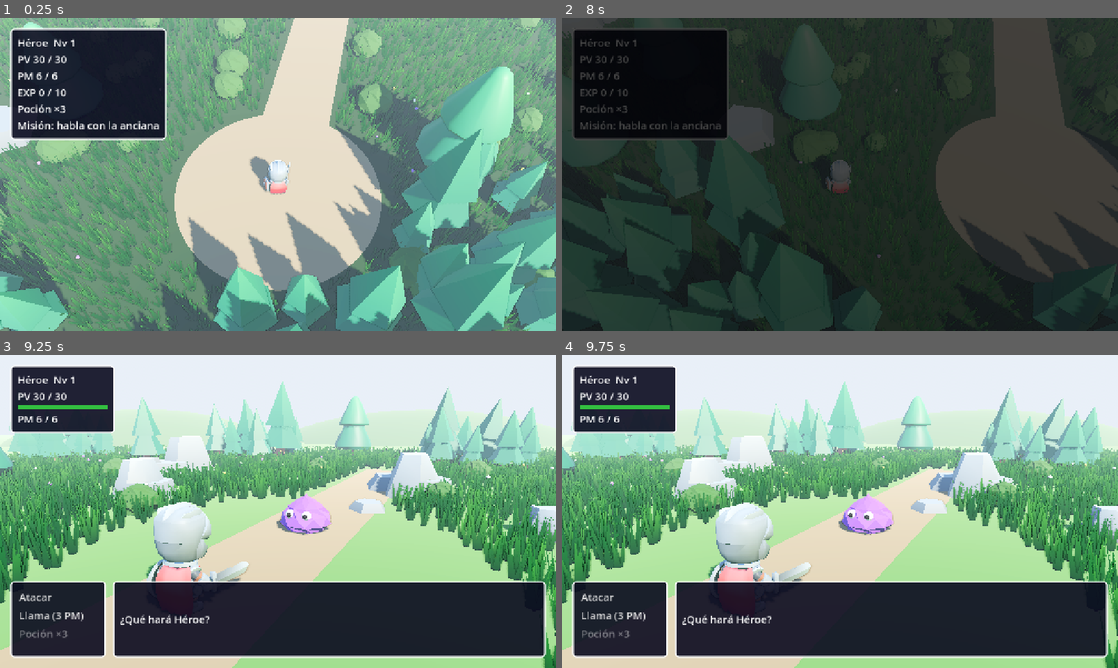
Above: before the commit, frames 1-4 (two rows, left to right).
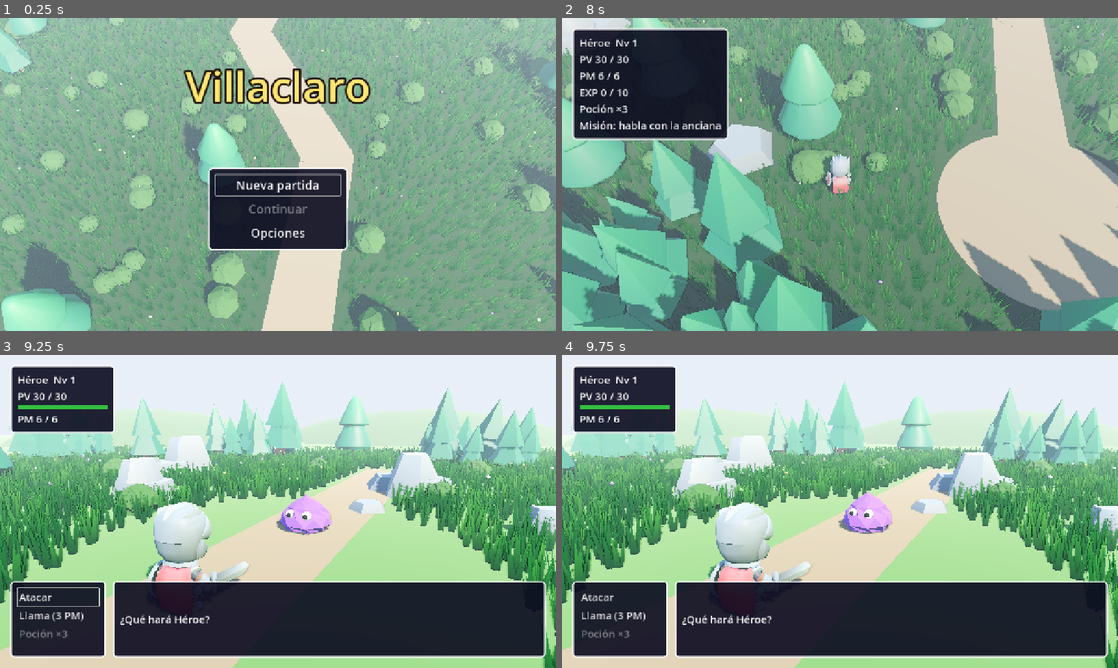
Above: after the commit, the same moments.

Repository: apergas/rpg-turnos
Game: Godot game, scene res://scenes/title/title.tscn
Two runs of this game, one before a commit and one after it. Both use one fixed random seed, a clock stepped at 60 frames per second and the inputs below. Before the commit the project starts from res://scenes/game/game.tscn.
Inputs (mouse positions are in pixels of both pictures, inside the frame that each line leads up to):
- Up to frame 1 (0.25 s): no input
- Up to frame 2 (8 s): click (840, 183) at 0.5 s, where only the run after the commit has a clickable "Nueva partida"; tap Enter (ui_accept) at 1.25, 1.52, 4.52, 7.52 s; move the mouse to (962, 158) at 1.27 s; hold D 1.28-2 s; click (962, 158) at 1.42 s; drag from (728, 190) to (812, 237) at 2.02 s; move the mouse to (895, 105) at 2.77 s; hold D 2.78-3.5 s; click (895, 105) at 2.92 s; drag from (812, 237) to (673, 127) at 3.52 s; move the mouse to (1006, 221) at 4.27 s; hold A 4.28-5 s; click (1006, 221) at 4.42 s; tap Escape (ui_cancel) at 4.9 s; drag from (673, 127) to (756, 96) at 5.02 s; move the mouse to (867, 174) at 5.77 s; hold S 5.78-6.5 s; click (867, 174) at 5.92 s; drag from (756, 96) to (728, 190) at 6.52 s; move the mouse to (962, 158) at 7.27 s; hold W from 7.28 s (still down); click (962, 158) at 7.42 s
- Up to frame 3 (9.25 s): release W at 8 s; drag from (166, 527) to (250, 574) at 8.02 s; move the mouse to (333, 442) at 8.77 s; hold S from 8.78 s (still down); click (333, 442) at 8.92 s
- Up to frame 4 (9.75 s): release S at 9.5 s; drag from (812, 574) to (673, 464) at 9.52 s

The runs differ from the first frame. In frame 1, 80% of the frame differs, in the area x 0-100%, y 0-100%; in frame 2, 100%; in frame 3, 0.2%; in frame 4, 0.4%.

Commit message:
Add the title screen, loading and autosave

Diff:
--- a/project.godot
+++ b/project.godot
@@ -12,7 +12,7 @@
 
 config/name="rpg-turnos"
 config/version="0.1"
-run/main_scene="res://scenes/game/game.tscn"
+run/main_scene="res://scenes/title/title.tscn"
 config/features=PackedStringArray("4.7", "GL Compatibility")
 config/icon="res://icon.svg"
 
--- /dev/null
+++ b/scenes/title/title.tscn
@@ -0,0 +1,6 @@
+[gd_scene load_steps=2 format=3]
+
+[ext_resource type="Script" path="res://scripts/title/title_screen.gd" id="1_title"]
+
+[node name="Title" type="Node"]
+script = ExtResource("1_title")
--- a/scripts/game/game.gd
+++ b/scripts/game/game.gd
@@ -1,11 +1,19 @@
-extends Node
-## Root scene. Owns the GameState and the world map, and puts a battle on top of the
-## map when an encounter starts. The map is never freed, so the hero's position, the
-## camera and the encounter grace survive the battle. A defeat heals the hero and
-## sends them back to the spawn point; EXP is kept. Talking to the old woman heals,
-## moves the quest on and, once the slimes are reported, brings out the Rey Slime.
-## Owns an AudioDirector and picks the music: map, village (inside the clearing),
-## battle and boss; the battle itself plays the victory and defeat music.
+class_name Game extends Node
+## One play session, created by TitleScreen (setup() before add_child). Owns the
+## GameState and the world map, and puts a battle on top of the map when an encounter
+## starts. The map is never freed, so the hero's position, the camera and the encounter
+## grace survive the battle. A defeat heals the hero and sends them back to the spawn
+## point; EXP is kept. Talking to the old woman heals, moves the quest on and, once the
+## slimes are reported, brings out the Rey Slime. Picks the music (map, village,
+## battle, boss) and autosaves after talking and after every won battle.
+## Run on its own (res://scenes/game/game.tscn) it starts a new game with its own
+## AudioDirector and default options.
+##
+## `-- --autoplay --autoplay-save`: after the first autosave that follows a won battle
+## it prints the saved values ("Guardado: ...") and goes back to the title, which loads
+## the save at once; the loaded game prints the same values ("Cargado: ...").
+
+signal quit_to_title
 
 const HERO_DATA := preload("res://data/hero.tres")
 const SLIME_DATA := preload("res://data/slime.tres")
@@ -15,34 +23,70 @@
 const FADE_TIME := 0.3
 const HEAL_LINE := "Descansas un momento. PV y PM recuperados."
 const SAFE_NOTICE := "¡Villaclaro está a salvo!"
+const SAVED_NOTICE := "Partida guardada."
+const LOAD_FAILED_NOTICE := "No se pudo cargar la partida. Empiezas de nuevo."
 
 var state: GameState
+## Seconds played, saved with the game; stops while paused.
+var play_time := 0.0
 
 var _world: World
 var _fade: ColorRect
 var _audio: AudioDirector
 var _options: GameOptions
+var _save := {}
 var _busy := false
 var _autoplay := false
+var _autoplay_save := false
 var _last_quest_text := ""
 
 
+## audio and options come from the title screen; save is the Dictionary read by
+## SaveStore.load_game(), empty for a new game.
+func setup(audio: AudioDirector, options: GameOptions, save: Dictionary) -> void:
+	_audio = audio
+	_options = options
+	_save = save
+
+
 func _ready() -> void:
-	_autoplay = OS.get_cmdline_user_args().has("--autoplay")
-	_options = GameOptions.new()
-	_audio = AudioDirector.new()
-	add_child(_audio)
-	_audio.set_volumes(_options.music_volume, _options.sfx_volume)
+	var args := OS.get_cmdline_user_args()
+	_autoplay = args.has("--autoplay")
+	_autoplay_save = _autoplay and args.has("--autoplay-save")
+	if _options == null:
+		_options = GameOptions.new()
+	if _audio == null:
+		_audio = AudioDirector.new()
+		add_child(_audio)
+		_audio.set_volumes(_options.music_volume, _options.sfx_volume)
 	state = GameState.new(HERO_DATA)
 	_world = WORLD_SCENE.instantiate()
 	add_child(_world)
 	_world.set_audio(_audio)
-	_refresh_status()
 	_world.encounter_triggered.connect(_on_encounter)
 	_world.talk_requested.connect(_on_talk)
 	_world.village_changed.connect(func(_inside: bool) -> void: _play_map_music())
+	var load_failed := false
+	if not _save.is_empty():
+		var info := SaveData.apply(state, _save)
+		if info.valid:
+			_world.place_player(info.position)
+			play_time = info.play_time
+			if _autoplay_save:
+				print("Cargado: %s" % _summary(SaveData.from_state(state, info.position,
+					info.play_time)))
+		else:
+			load_failed = true
+	_world.set_boss_present(state.quest.boss_available())
+	_refresh_status()
 	_build_fade()
 	_play_map_music()
+	if load_failed:
+		_world.show_notice(LOAD_FAILED_NOTICE)
+
+
+func _process(delta: float) -> void:
+	play_time += delta
 
 
 func _on_encounter(boss: bool) -> void:
@@ -77,6 +121,12 @@
 		_world.show_notice("Has vuelto al inicio.")
 	elif boss:
 		_world.show_notice(SAFE_NOTICE)
+	if won:
+		var data := _autosave(not boss)
+		if _autoplay_save and _save.is_empty() and not data.is_empty():
+			print("Guardado: %s" % _summary(data))
+			quit_to_title.emit()
+			return
 	_busy = false
 
 
@@ -95,7 +145,20 @@
 	_refresh_status()
 	await _world.show_dialogue(Quest.NPC_NAME, lines)
 	_world.set_boss_present(state.quest.boss_available())
+	_autosave(true)
 	_busy = false
+
+
+## Writes the save file; shows SAVED_NOTICE if notice. Returns the saved data, or an
+## empty Dictionary if the file could not be written.
+func _autosave(notice: bool) -> Dictionary:
+	var data := SaveData.from_state(state, _world.player_position(), play_time)
+	if not SaveStore.save_game(data):
+		return {}
+	if notice:
+		_audio.play_sfx(SfxLibrary.SAVE)
+		_world.show_notice(SAVED_NOTICE)
+	return data
 
 
 ## Map music, or the village one inside the clearing.
@@ -110,6 +173,11 @@
 	if _autoplay and quest_text != _last_quest_text:
 		print(quest_text)
 	_last_quest_text = quest_text
+
+
+## One line with every saved value, keys sorted, for --autoplay-save.
+static func _summary(data: Dictionary) -> String:
+	return JSON.stringify(data, "", true)
 
 
 func _build_fade() -> void:
--- /dev/null
+++ b/scripts/title/title_screen.gd
@@ -0,0 +1,232 @@
+class_name TitleScreen extends Node
+## Main scene. Shows the game's name over the meadow seen from a slowly drifting
+## top-down camera, with "Nueva partida", "Continuar" (disabled without a save) and
+## "Opciones" (keyboard, mouse and touch). Owns the only AudioDirector and the options,
+## and creates a Game for the new or loaded session (new_game / continue_game); when
+## the Game emits quit_to_title it frees it and shows the title again.
+## With `-- --autoplay` it starts a new game at once, without showing the title. With
+## `--autoplay-save` too, going back to the title loads the save straight away.
+
+signal new_game
+signal continue_game
+
+const GAME_SCENE := preload("res://scenes/game/game.tscn")
+const TITLE_TEXT := "Villaclaro"
+const TITLE_SIZE := 96
+const FONT_SIZE := 28
+const FADE_TIME := 0.4
+## Drifting camera: looks down PITCH_DEG from DISTANCE m at a point that wanders over
+## the field at DRIFT_SPEED (radians per second of its slow loop).
+const PITCH_DEG := 55.0
+const DISTANCE := 20.0
+const DRIFT_SPEED := 0.05
+const DRIFT_RADIUS := Vector2(10.0, 14.0)
+const DRIFT_CENTER := Vector3(0, 1, 0)
+
+var _audio: AudioDirector
+var _options: GameOptions
+var _backdrop: Node3D
+var _camera: Camera3D
+var _ui: CanvasLayer
+var _menu_window: PanelContainer
+var _continue_button: Button
+var _options_button: Button
+var _options_window: PanelContainer
+var _options_panel: OptionsPanel
+var _fade: ColorRect
+var _game: Game
+var _drift := 0.0
+var _starting := false
+var _autoplay := false
+var _autoplay_save := false
+var _quiet_focus := false
+
+
+func _ready() -> void:
+	var args := OS.get_cmdline_user_args()
+	_autoplay = args.has("--autoplay")
+	_autoplay_save = _autoplay and args.has("--autoplay-save")
+	_options = SaveStore.load_options()
+	_audio = AudioDirector.new()
+	add_child(_audio)
+	_audio.set_volumes(_options.music_volume, _options.sfx_volume)
+	_build_fade()
+	new_game.connect(func() -> void: _start_game({}))
+	continue_game.connect(func() -> void: _start_game(SaveStore.load_game()))
+	if _autoplay:
+		_start_game({})
+	else:
+		_open_title()
+
+
+func _process(delta: float) -> void:
+	if _camera == null:
+		return
+	_drift += delta * DRIFT_SPEED
+	var focus := DRIFT_CENTER + Vector3(sin(_drift) * DRIFT_RADIUS.x, 0.0,
+		cos(_drift * 0.7) * DRIFT_RADIUS.y)
+	var pitch := deg_to_rad(PITCH_DEG)
+	_camera.global_position = focus + Vector3(0.0, sin(pitch), cos(pitch)) * DISTANCE
+	_camera.look_at(focus, Vector3.UP)
+
+
+func _unhandled_input(event: InputEvent) -> void:
+	if _options_window and _options_window.visible and event.is_action_pressed("ui_cancel"):
+		get_viewport().set_input_as_handled()
+		_options_panel.back()
+
+
+## Builds the meadow, the camera and the menu, and plays the title music.
+func _open_title() -> void:
+	_starting = false
+	_backdrop = Node3D.new()
+	add_child(_backdrop)
+	WorldStage.build(_backdrop)
+	_camera = Camera3D.new()
+	_camera.fov = 45.0
+	_backdrop.add_child(_camera)
+	_camera.current = true
+	_process(0.0)
+	_build_menu()
+	_audio.play_music(MusicLibrary.TITLE)
+
+
+## Taken out of the tree at once, so its sky and sun never overlap the map's.
+func _close_title() -> void:
+	remove_child(_backdrop)
+	_backdrop.queue_free()
+	_backdrop = null
+	_camera = null
+	remove_child(_ui)
+	_ui.queue_free()
+	_ui = null
+
+
+## Fades out, swaps the title for a Game (save empty = new game) and fades in.
+func _start_game(save: Dictionary) -> void:
+	if _starting:
+		return
+	_starting = true
+	if _ui:
+		_audio.play_sfx(SfxLibrary.ACCEPT)
+		await _fade_to(1.0)
+		_close_title()
+	_game = GAME_SCENE.instantiate()
+	_game.setup(_audio, _options, save)
+	_game.quit_to_title.connect(_on_quit_to_title)
+	add_child(_game)
+	await _fade_to(0.0)
+
+
+func _on_quit_to_title() -> void:
+	get_tree().paused = false
+	await _fade_to(1.0)
+	_game.queue_free()
+	_game = null
+	if _autoplay_save:
+		_autoplay_save = false
+		_starting = false
+		_start_game(SaveStore.load_game())
+		return
+	if _autoplay:
+		get_tree().quit()
+		return
+	_open_title()
+	await _fade_to(0.0)
+
+
+func _build_menu() -> void:
+	_ui = CanvasLayer.new()
+	add_child(_ui)
+	var root := Control.new()
+	root.set_anchors_preset(Control.PRESET_FULL_RECT)
+	root.mouse_filter = Control.MOUSE_FILTER_IGNORE
+	_ui.add_child(root)
+	var title := Label.new()
+	title.text = TITLE_TEXT
+	title.horizontal_alignment = HORIZONTAL_ALIGNMENT_CENTER
+	title.add_theme_font_size_override("font_size", TITLE_SIZE)
+	title.add_theme_color_override("font_color", Color(1.0, 0.9, 0.45))
+	title.add_theme_color_override("font_outline_color", Color(0.1, 0.05, 0.0))
+	title.add_theme_constant_override("outline_size", 18)
+	root.add_child(title)
+	title.set_anchors_and_offsets_preset(Control.PRESET_CENTER_TOP, \
+		Control.PRESET_MODE_MINSIZE, 90)
+	var center := CenterContainer.new()
+	center.set_anchors_preset(Control.PRESET_FULL_RECT)
+	center.offset_top = 160
+	center.mouse_filter = Control.MOUSE_FILTER_IGNORE
+	root.add_child(center)
+	_menu_window = BattleHud.make_window()
+	_menu_window.custom_minimum_size = Vector2(320, 0)
+	center.add_child(_menu_window)
+	var menu := VBoxContainer.new()
+	menu.add_theme_constant_override("separation", 8)
+	_menu_window.add_child(menu)
+	var start := _button("Nueva partida")
+	start.pressed.connect(func() -> void: new_game.emit())
+	menu.add_child(start)
+	_continue_button = _button("Continuar")
+	_continue_button.disabled = not SaveStore.has_save()
+	_continue_button.pressed.connect(func() -> void: continue_game.emit())
+	menu.add_child(_continue_button)
+	_options_button = _button("Opciones")
+	_options_button.pressed.connect(_open_options)
+	menu.add_child(_options_button)
+	_options_window = BattleHud.make_window()
+	_options_window.hide()
+	center.add_child(_options_window)
+	_options_panel = OptionsPanel.new()
+	_options_panel.setup(_options, _audio)
+	_options_panel.closed.connect(_close_options)
+	_options_window.add_child(_options_panel)
+	_focus(_continue_button if not _continue_button.disabled else start)
+
+
+func _open_options() -> void:
+	_audio.play_sfx(SfxLibrary.ACCEPT)
+	_menu_window.hide()
+	_options_window.show()
+	_quiet_focus = true
+	_options_panel.focus_first()
+	_quiet_focus = false
+
+
+func _close_options() -> void:
+	_options_window.hide()
+	_menu_window.show()
+	_focus(_options_button)
+
+
+func _focus(button: Button) -> void:
+	_quiet_focus = true
+	button.grab_focus()
+	_quiet_focus = false
+
+
+func _button(text: String) -> Button:
+	var button := Button.new()
+	button.text = text
+	button.flat = true
+	button.add_theme_font_size_override("font_size", FONT_SIZE)
+	button.focus_entered.connect(func() -> void:
+		if not _quiet_focus:
+			_audio.play_sfx(SfxLibrary.CURSOR))
+	return button
+
+
+func _build_fade() -> void:
+	var layer := CanvasLayer.new()
+	layer.layer = 20
+	add_child(layer)
+	_fade = ColorRect.new()
+	_fade.color = Color(0, 0, 0, 0)
+	_fade.mouse_filter = Control.MOUSE_FILTER_IGNORE
+	_fade.set_anchors_preset(Control.PRESET_FULL_RECT)
+	layer.add_child(_fade)
+
+
+func _fade_to(alpha: float) -> void:
+	var t := create_tween()
+	t.tween_property(_fade, "color:a", alpha, FADE_TIME)
+	await t.finished
--- /dev/null
+++ b/scripts/ui/options_panel.gd
@@ -0,0 +1,131 @@
+class_name OptionsPanel extends VBoxContainer
+## Options page shared by the title screen and the pause menu: music and effects volume
+## (sliders, 0-100 % in steps of 10) and text speed (Lenta / Normal / Rápida). Changes
+## apply at once; "Volver" (or back()) saves them with SaveStore and emits closed. Call
+## setup() before adding it to the tree.
+
+signal closed
+
+const FONT_SIZE := 24
+const VOLUME_STEP := 10.0
+
+var _options: GameOptions
+var _audio: AudioDirector
+var _music_slider: HSlider
+var _sfx_slider: HSlider
+var _music_value: Label
+var _sfx_value: Label
+var _speed_buttons: Array[Button] = []
+var _back_button: Button
+
+
+func setup(options: GameOptions, audio: AudioDirector) -> void:
+	_options = options
+	_audio = audio
+
+
+func _ready() -> void:
+	add_theme_constant_override("separation", 12)
+	add_child(_label("Opciones", Color(1.0, 0.85, 0.3)))
+	_music_value = _label("", Color.WHITE)
+	_music_slider = _volume_row("Música", _options.music_volume, _music_value)
+	_sfx_value = _label("", Color.WHITE)
+	_sfx_slider = _volume_row("Efectos", _options.sfx_volume, _sfx_value)
+	_music_slider.value_changed.connect(_on_music_changed)
+	_sfx_slider.value_changed.connect(_on_sfx_changed)
+	var speed_row := HBoxContainer.new()
+	speed_row.add_theme_constant_override("separation", 8)
+	add_child(speed_row)
+	var speed_label := _label("Texto", Color.WHITE)
+	speed_label.custom_minimum_size = Vector2(120, 0)
+	speed_row.add_child(speed_label)
+	var group := ButtonGroup.new()
+	for i in GameOptions.SPEED_NAMES.size():
+		var button := _button(GameOptions.SPEED_NAMES[i])
+		button.toggle_mode = true
+		button.button_group = group
+		button.button_pressed = i == _options.text_speed
+		button.pressed.connect(_on_speed_chosen.bind(i))
+		speed_row.add_child(button)
+		_speed_buttons.append(button)
+	_back_button = _button("Volver")
+	_back_button.pressed.connect(back)
+	add_child(_back_button)
+	_update_values()
+
+
+func focus_first() -> void:
+	_music_slider.grab_focus()
+
+
+## Saves the options and closes the page.
+func back() -> void:
+	SaveStore.save_options(_options)
+	if _audio:
+		_audio.play_sfx(SfxLibrary.CANCEL)
+	closed.emit()
+
+
+func _on_music_changed(value: float) -> void:
+	_options.music_volume = value / 100.0
+	_apply()
+
+
+func _on_sfx_changed(value: float) -> void:
+	_options.sfx_volume = value / 100.0
+	_apply()
+	if _audio:
+		_audio.play_sfx(SfxLibrary.CURSOR)
+
+
+func _on_speed_chosen(speed: int) -> void:
+	_options.text_speed = speed as GameOptions.TextSpeed
+	if _audio:
+		_audio.play_sfx(SfxLibrary.CURSOR)
+
+
+func _apply() -> void:
+	if _audio:
+		_audio.set_volumes(_options.music_volume, _options.sfx_volume)
+	_update_values()
+
+
+func _update_values() -> void:
+	_music_value.text = "%d %%" % roundi(_options.music_volume * 100.0)
+	_sfx_value.text = "%d %%" % roundi(_options.sfx_volume * 100.0)
+
+
+## A row "name [slider] value" and its slider (0..100).
+func _volume_row(text: String, volume: float, value_label: Label) -> HSlider:
+	var row := HBoxContainer.new()
+	row.add_theme_constant_override("separation", 8)
+	add_child(row)
+	var name_label := _label(text, Color.WHITE)
+	name_label.custom_minimum_size = Vector2(120, 0)
+	row.add_child(name_label)
+	var slider := HSlider.new()
+	slider.min_value = 0.0
+	slider.max_value = 100.0
+	slider.step = VOLUME_STEP
+	slider.value = roundf(volume * 100.0 / VOLUME_STEP) * VOLUME_STEP
+	slider.custom_minimum_size = Vector2(260, 32)
+	slider.size_flags_vertical = Control.SIZE_SHRINK_CENTER
+	row.add_child(slider)
+	value_label.custom_minimum_size = Vector2(80, 0)
+	row.add_child(value_label)
+	return slider
+
+
+func _button(text: String) -> Button:
+	var button := Button.new()
+	button.text = text
+	button.add_theme_font_size_override("font_size", FONT_SIZE)
+	return button
+
+
+func _label(text: String, color: Color) -> Label:
+	var label := Label.new()
+	label.text = text
+	label.add_theme_font_size_override("font_size", FONT_SIZE)
+	label.add_theme_color_override("font_color", color)
+	return label
Not shown, added: scripts/title/title_screen.gd.uid
Not shown, added: scripts/ui/options_panel.gd.uid
